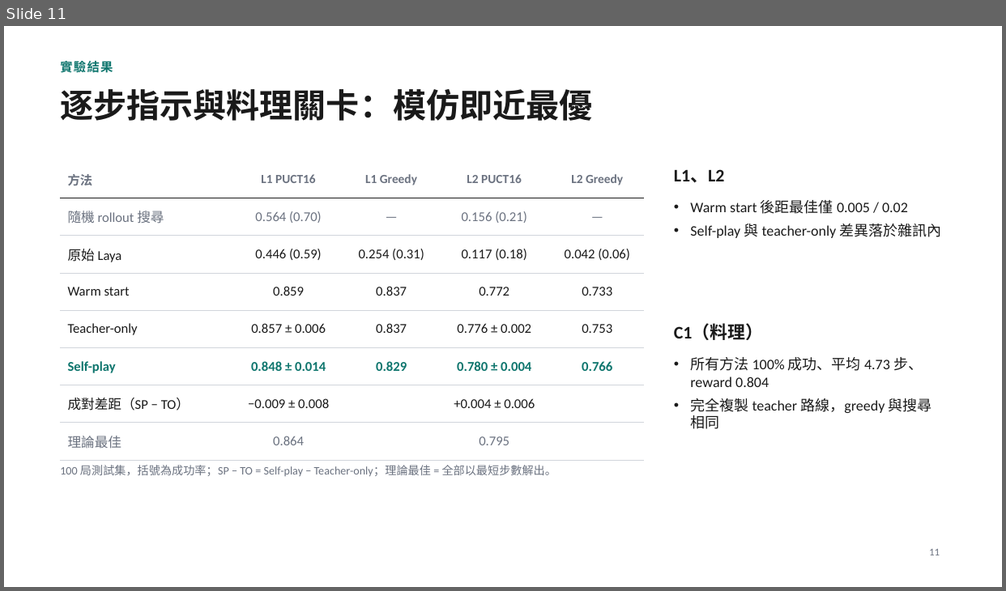
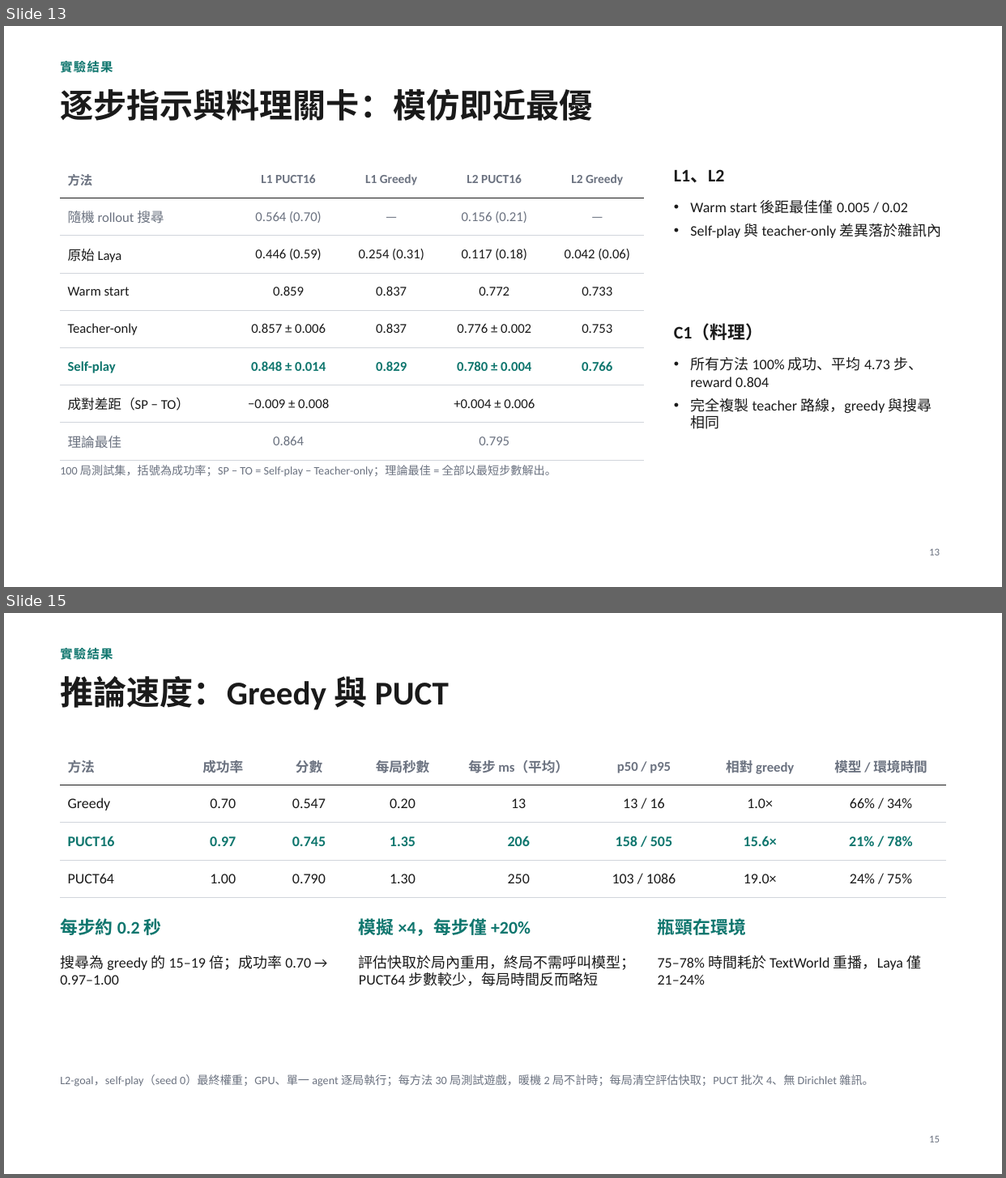
Before and after one commit to kthfan/mcts_laya, a slide deck: docs/project_slides_short.pptx. Shown one above the other, each under a label of ours: slide 11 before the commit, slides 13 and 15 after it; the slides between them are not shown. The pictures are 1006x591 and 1006x1178 pixels, drawn with LibreOffice and Linux fonts; fonts in the diff are those of the drawing. Boxes give left, top, right and bottom in pixels: in the first picture for what was removed or moved away, otherwise in the second. Text is boxed around its words. In the diff, an @@ line names an element or a change of style, - is before the commit and + after.

```diff
--- a/docs/project_slides_short.pptx
+++ b/docs/project_slides_short.pptx
@@ slide 15 added at (4,613,1002,1174), background #FFFFFF @@
@@ text added at (60,648,113,660), 12 pt, text #0F766E, bold @@
+實驗結果
@@ title added at (60,676,449,710), 32 pt, text #1A1A1A, bold @@
+推論速度：Greedy 與 PUCT
@@ table added at (60,747,946,887), 4 rows, 8 columns @@
+方法 | 成功率 | 分數 | 每局秒數 | 每步 ms（平均） | p50 / p95 | 相對 greedy | 模型 / 環境時間
+Greedy | 0.70 | 0.547 | 0.20 | 13 | 13 / 16 | 1.0× | 66% / 34%
+PUCT16 | 0.97 | 0.745 | 1.35 | 206 | 158 / 505 | 15.6× | 21% / 78%
+PUCT64 | 1.00 | 0.790 | 1.30 | 250 | 103 / 1086 | 19.0× | 24% / 75%
@@ text added at (60,918,162,935), 17 pt, text #0F766E, bold @@
+每步約 0.2 秒
@@ text added at (359,916,530,939), 17 pt, text #0F766E, bold @@
+模擬 ×4，每步僅 +20%
@@ text added at (658,918,746,935), 17 pt, text #0F766E, bold @@
+瓶頸在環境
@@ text added at (60,956,311,985), 14 pt, text #1A1A1A @@
+搜尋為 greedy 的 15–19 倍；成功率 0.70 → 0.97–1.00
@@ text added at (359,956,636,986), 14 pt, text #1A1A1A @@
+評估快取於局內重用，終局不需呼叫模型；PUCT64 步數較少，每局時間反而略短
@@ text added at (658,956,921,985), 14 pt, text #1A1A1A @@
+75–78% 時間耗於 TextWorld 重播，Laya 僅 21–24%
@@ text added at (60,1075,873,1087), 11 pt, text #6B7280 @@
+L2-goal，self-play（seed 0）最終權重；GPU、單一 agent 逐局執行；每方法 30 局測試遊戲，暖機 2 局不計時；每局清空評估快取；PUCT 批次 4、無 Dirichlet 雜訊。
@@ page number added at (929,1136,940,1143), 10 pt, text #6B7280 @@
+15
@@ what was slide 11 is now slide 13 @@
@@ page number at (929,549,940,556): text changed @@
-11
+13
```
Also in this commit, not shown: 4 slides changed, 2 other slides added.
